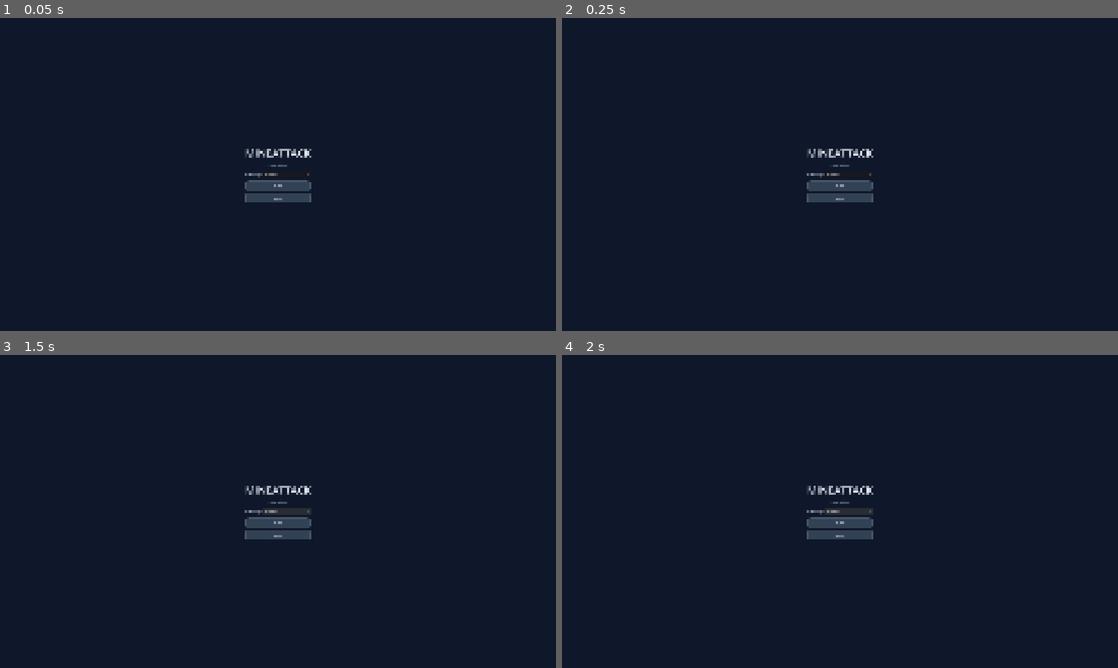
Above: before the commit, frames 1-4 (two rows, left to right).
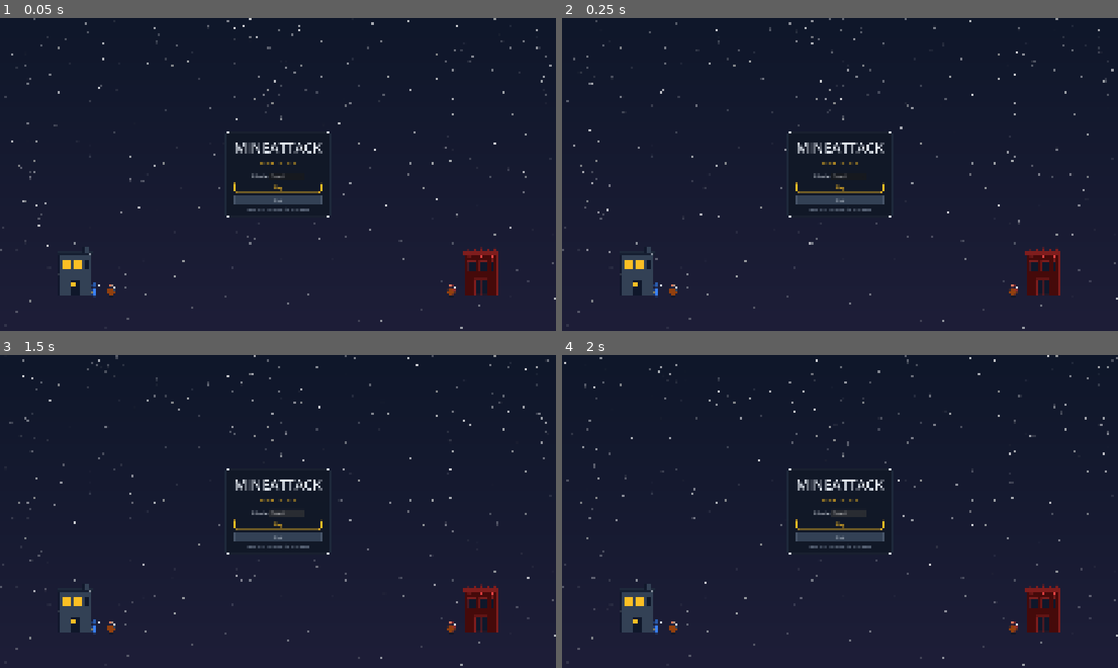
Above: after the commit, the same moments.

Repository: SZaidi00/mine-attack
Game: Godot game, scene res://scenes/ui/main_menu.tscn
Same seed, same stepped clock (60 frames per second), same inputs: the game is played once before the commit and once after it.
Inputs:
- Up to frame 1 (0.05 s): no input
- Up to frame 2 (0.25 s): no input
- Up to frame 3 (1.5 s): click "Normal" at 0.5 s; click "Normal" at 1.25 s
- Up to frame 4 (2 s): no input

The runs differ from the first frame. In frame 1, 3.6% of the frame differs, in the area x 0-100%, y 0-100%; in frame 2, 3.6%; in frame 3, 3.6%; in frame 4, 3.6%.

Commit message:
update menu UI

Diff:
--- a/scenes/ui/hud.tscn
+++ b/scenes/ui/hud.tscn
@@ -532,4 +532,4 @@
 [node name="QuitButton" type="Button" parent="GameOverPanel/MarginContainer/VBoxContainer"]
 unique_name_in_owner = true
 layout_mode = 2
-text = "Quit"
+text = "Quit to Menu"
--- a/scripts/ui/hud.gd
+++ b/scripts/ui/hud.gd
@@ -75,7 +75,7 @@
 	_underground_button.pressed.connect(_set_view.bind(true))
 	for speed: float in _speed_buttons:
 		_speed_buttons[speed].pressed.connect(_set_game_speed.bind(speed))
-	$GameOverPanel/MarginContainer/VBoxContainer/QuitButton.pressed.connect(func(): get_tree().quit())
+	$GameOverPanel/MarginContainer/VBoxContainer/QuitButton.pressed.connect(_quit_to_menu)
 	$GameOverPanel/MarginContainer/VBoxContainer/PlayAgainButton.pressed.connect(_play_again)
 	for btn: Button in [_upgrade_button, _attack_button, _defend_button, _garrison_button, _rally_button, _surface_button, _underground_button]:
 		btn.pressed.connect(func(): AudioManager.play("click"))
@@ -145,7 +145,7 @@
 
 	_add_pause_button(vbox, "Resume", func(): get_tree().paused = false)
 	_add_pause_button(vbox, "Restart", _on_pause_restart)
-	_add_pause_button(vbox, "Quit", func(): get_tree().quit())
+	_add_pause_button(vbox, "Quit to Menu", _quit_to_menu)
 
 	var diff_row: HBoxContainer = HBoxContainer.new()
 	var diff_label: Label = Label.new()
@@ -177,6 +177,17 @@
 	GameManager.reset()
 	EconomyManager.reset()
 	get_tree().reload_current_scene()
+
+
+## In-game Quit returns to the main menu (the home screen) instead of closing
+## the app — quitting is a no-op in the web export, and desktop players get a
+## consistent "back to menu" flow. Global state is reset so the menu and the
+## next match start clean.
+func _quit_to_menu() -> void:
+	get_tree().paused = false
+	GameManager.reset()
+	EconomyManager.reset()
+	get_tree().change_scene_to_file("res://scenes/ui/main_menu.tscn")
 
 
 func _ignore_mouse_recursive(node: Node) -> void:
--- a/scripts/ui/main_menu.gd
+++ b/scripts/ui/main_menu.gd
@@ -1,72 +1,191 @@
 extends Control
 
-## Minimal main menu (Phase 7.3): title, difficulty select, Play / Quit.
-## Polish (background art, audio) is Phase 8 territory.
-
+## Main menu: night-sky backdrop with falling snow, both bases on the ground
+## strip, and a centered card with title, difficulty select, Play / Quit.
+
+const _SKY: Texture2D = preload("res://frost_mines_assets/backgrounds/surface_sky.png")
+const _GROUND: Texture2D = preload("res://frost_mines_assets/backgrounds/surface_ground.png")
+const _BUILDING_PLAYER: Texture2D = preload("res://frost_mines_assets/buildings/building_player.png")
+const _BUILDING_ENEMY: Texture2D = preload("res://frost_mines_assets/buildings/building_enemy.png")
+const _MINER_PLAYER: Texture2D = preload("res://frost_mines_assets/units/miner_l1_player.png")
+const _SWORDSMAN_PLAYER: Texture2D = preload("res://frost_mines_assets/units/swordsman_player.png")
+const _SWORDSMAN_ENEMY: Texture2D = preload("res://frost_mines_assets/units/swordsman_enemy.png")
 const _PANEL_BG: Texture2D = preload("res://frost_mines_assets/ui/panel_background.png")
 const _BUTTON_NORMAL: Texture2D = preload("res://frost_mines_assets/ui/button_normal.png")
 const _BUTTON_HOVER: Texture2D = preload("res://frost_mines_assets/ui/button_hover.png")
 const _BUTTON_PRESSED: Texture2D = preload("res://frost_mines_assets/ui/button_pressed.png")
+const _BUTTON_UPGRADE: Texture2D = preload("res://frost_mines_assets/ui/button_upgrade.png")
 
 var _difficulty_option: OptionButton
 
 
 func _ready() -> void:
 	set_anchors_preset(Control.PRESET_FULL_RECT)
-
-	var bg: ColorRect = ColorRect.new()
-	bg.color = Color("#0f172a")
-	bg.set_anchors_preset(Control.PRESET_FULL_RECT)
-	add_child(bg)
-
-	var center: CenterContainer = CenterContainer.new()
+	_build_background()
+	_build_card()
+
+
+func _build_background() -> void:
+	var sky := TextureRect.new()
+	sky.texture = _SKY
+	sky.set_anchors_preset(Control.PRESET_FULL_RECT)
+	sky.stretch_mode = TextureRect.STRETCH_KEEP_ASPECT_COVERED
+	sky.expand_mode = TextureRect.EXPAND_IGNORE_SIZE
+	sky.mouse_filter = Control.MOUSE_FILTER_IGNORE
+	add_child(sky)
+
+	var ground := TextureRect.new()
+	ground.texture = _GROUND
+	ground.set_anchors_preset(Control.PRESET_BOTTOM_WIDE)
+	ground.custom_minimum_size = Vector2(0, 150)
+	ground.stretch_mode = TextureRect.STRETCH_KEEP_ASPECT_COVERED
+	ground.expand_mode = TextureRect.EXPAND_IGNORE_SIZE
+	ground.mouse_filter = Control.MOUSE_FILTER_IGNORE
+	add_child(ground)
+
+	# Both bases face off on the ground strip: player left, enemy right.
+	_add_sprite(_BUILDING_PLAYER, Vector2(0.10, 1.0), Vector2(180, 240), Vector2(0, -150 - 240))
+	_add_sprite(_MINER_PLAYER, Vector2(0.16, 1.0), Vector2(48, 72), Vector2(0, -150 - 72))
+	_add_sprite(_SWORDSMAN_PLAYER, Vector2(0.19, 1.0), Vector2(48, 72), Vector2(0, -150 - 72))
+	_add_sprite(_BUILDING_ENEMY, Vector2(0.90, 1.0), Vector2(180, 240), Vector2(-180, -150 - 240))
+	_add_sprite(_SWORDSMAN_ENEMY, Vector2(0.82, 1.0), Vector2(48, 72), Vector2(-48, -150 - 72))
+
+	_add_snow()
+
+
+## Decorative sprite anchored at a relative screen position (fraction of the
+## viewport size), with an extra pixel offset on top.
+func _add_sprite(texture: Texture2D, anchor_fraction: Vector2, sprite_size: Vector2, offset: Vector2) -> void:
+	var rect := TextureRect.new()
+	rect.texture = texture
+	rect.stretch_mode = TextureRect.STRETCH_KEEP_ASPECT
+	rect.expand_mode = TextureRect.EXPAND_IGNORE_SIZE
+	rect.custom_minimum_size = sprite_size
+	rect.size = sprite_size
+	rect.mouse_filter = Control.MOUSE_FILTER_IGNORE
+	add_child(rect)
+	# Position after the parent has a real size (deferred one frame so layout
+	# has run); anchored relative so window resizes keep the composition.
+	rect.set_meta("anchor_fraction", anchor_fraction)
+	rect.set_meta("pixel_offset", offset)
+	_reposition_sprite.call_deferred(rect)
+
+
+func _reposition_sprite(rect: TextureRect) -> void:
+	if not is_instance_valid(rect):
+		return
+	var anchor_fraction: Vector2 = rect.get_meta("anchor_fraction")
+	var offset: Vector2 = rect.get_meta("pixel_offset")
+	rect.position = size * anchor_fraction + offset
+
+
+func _add_snow() -> void:
+	var snow := CPUParticles2D.new()
+	snow.amount = 200
+	snow.lifetime = 10.0
+	snow.preprocess = 10.0  # Screen is already dusted when the menu appears.
+	snow.emission_shape = CPUParticles2D.EMISSION_SHAPE_RECTANGLE
+	snow.emission_rect_extents = Vector2(1400, 8)
+	snow.direction = Vector2(0, 1)
+	snow.spread = 10.0
+	snow.initial_velocity_min = 35.0
+	snow.initial_velocity_max = 80.0
+	snow.gravity = Vector2(0, 10)
+	snow.scale_amount_min = 0.8
+	snow.scale_amount_max = 2.2
+	snow.texture = _make_soft_dot_texture()
+	snow.position = Vector2(1280, -10)
+	add_child(snow)
+
+
+func _make_soft_dot_texture() -> ImageTexture:
+	var img := Image.create(8, 8, false, Image.FORMAT_RGBA8)
+	img.fill(Color(0, 0, 0, 0))
+	for x in range(8):
+		for y in range(8):
+			var d: float = Vector2(x - 3.5, y - 3.5).length()
+			if d <= 3.5:
+				img.set_pixel(x, y, Color(1, 1, 1, clampf(1.0 - d / 3.5, 0.0, 1.0)))
+	return ImageTexture.create_from_image(img)
+
+
+func _build_card() -> void:
+	var center := CenterContainer.new()
 	center.set_anchors_preset(Control.PRESET_FULL_RECT)
+	center.mouse_filter = Control.MOUSE_FILTER_IGNORE
 	add_child(center)
 
-	var vbox: VBoxContainer = VBoxContainer.new()
+	var card := PanelContainer.new()
+	card.custom_minimum_size = Vector2(460, 0)
+	var card_style := _make_textured_style(_PANEL_BG)
+	card_style.content_margin_left = 40
+	card_style.content_margin_top = 32
+	card_style.content_margin_right = 40
+	card_style.content_margin_bottom = 32
+	card.add_theme_stylebox_override("panel", card_style)
+	center.add_child(card)
+
+	var vbox := VBoxContainer.new()
 	vbox.add_theme_constant_override("separation", 14)
-	center.add_child(vbox)
-
-	var title: Label = Label.new()
+	vbox.alignment = BoxContainer.ALIGNMENT_CENTER
+	card.add_child(vbox)
+
+	var title := Label.new()
 	title.text = "MINEATTACK"
 	title.horizontal_alignment = HORIZONTAL_ALIGNMENT_CENTER
-	title.add_theme_font_size_override("font_size", 48)
+	title.add_theme_font_size_override("font_size", 64)
 	title.add_theme_color_override("font_color", Color("#e2e8f0"))
+	title.add_theme_color_override("font_outline_color", Color("#0b1120"))
+	title.add_theme_constant_override("outline_size", 10)
 	vbox.add_child(title)
 
-	var subtitle: Label = Label.new()
-	subtitle.text = "Frost Mines"
+	var subtitle := Label.new()
+	subtitle.text = "F R O S T   M I N E S"
 	subtitle.horizontal_alignment = HORIZONTAL_ALIGNMENT_CENTER
-	subtitle.add_theme_font_size_override("font_size", 16)
-	subtitle.add_theme_color_override("font_color", Color("#94a3b8"))
+	subtitle.add_theme_font_size_override("font_size", 18)
+	subtitle.add_theme_color_override("font_color", Color("#fbbf24"))
 	vbox.add_child(subtitle)
 
-	var diff_row: HBoxContainer = HBoxContainer.new()
+	var separator := HSeparator.new()
+	vbox.add_child(separator)
+
+	var diff_row := HBoxContainer.new()
 	diff_row.add_theme_constant_override("separation", 8)
-	var diff_label: Label = Label.new()
+	diff_row.alignment = BoxContainer.ALIGNMENT_CENTER
+	var diff_label := Label.new()
 	diff_label.text = "Difficulty:"
 	diff_label.add_theme_color_override("font_color", Color("#e2e8f0"))
 	diff_row.add_child(diff_label)
 	_difficulty_option = OptionButton.new()
-	_difficulty_option.size_flags_horizontal = Control.SIZE_EXPAND_FILL
+	_difficulty_option.custom_minimum_size = Vector2(160, 0)
 	for diff_name in GameManager.Difficulty.keys():
 		_difficulty_option.add_item(diff_name.capitalize())
 	_difficulty_option.selected = GameManager.difficulty
 	diff_row.add_child(_difficulty_option)
 	vbox.add_child(diff_row)
 
-	_add_menu_button(vbox, "Play", _on_play)
-	_add_menu_button(vbox, "Quit", func(): get_tree().quit())
-
-
-func _add_menu_button(parent: Control, text: String, callback: Callable) -> void:
-	var btn: Button = Button.new()
+	_add_menu_button(vbox, "Play", _on_play, true)
+	_add_menu_button(vbox, "Quit", func(): get_tree().quit(), false)
+
+	var hint := Label.new()
+	hint.text = "Train with 1–4 · Tab switches view · Space pauses"
+	hint.horizontal_alignment = HORIZONTAL_ALIGNMENT_CENTER
+	hint.add_theme_font_size_override("font_size", 12)
+	hint.add_theme_color_override("font_color", Color("#94a3b8"))
+	vbox.add_child(hint)
+
+
+func _add_menu_button(parent: Control, text: String, callback: Callable, primary: bool) -> void:
+	var btn := Button.new()
 	btn.text = text
-	btn.custom_minimum_size = Vector2(220, 44)
-	btn.add_theme_font_size_override("font_size", 16)
-	btn.add_theme_color_override("font_color", Color("#e2e8f0"))
-	btn.add_theme_stylebox_override("normal", _make_textured_style(_BUTTON_NORMAL))
-	btn.add_theme_stylebox_override("hover", _make_textured_style(_BUTTON_HOVER))
+	btn.custom_minimum_size = Vector2(240, 48 if primary else 40)
+	btn.add_theme_font_size_override("font_size", 20 if primary else 16)
+	btn.add_theme_color_override("font_color", Color("#fbbf24") if primary else Color("#e2e8f0"))
+	btn.add_theme_color_override("font_hover_color", Color("#fde68a") if primary else Color("#ffffff"))
+	btn.add_theme_color_override("font_pressed_color", Color("#fbbf24") if primary else Color("#e2e8f0"))
+	var normal_texture: Texture2D = _BUTTON_UPGRADE if primary else _BUTTON_NORMAL
+	btn.add_theme_stylebox_override("normal", _make_textured_style(normal_texture))
+	btn.add_theme_stylebox_override("hover", _make_textured_style(_BUTTON_UPGRADE if primary else _BUTTON_HOVER))
 	btn.add_theme_stylebox_override("pressed", _make_textured_style(_BUTTON_PRESSED))
 	btn.pressed.connect(func(): AudioManager.play("click"))
 	btn.pressed.connect(callback)
@@ -74,7 +193,7 @@
 
 
 func _make_textured_style(texture: Texture2D) -> StyleBoxTexture:
-	var style: StyleBoxTexture = StyleBoxTexture.new()
+	var style := StyleBoxTexture.new()
 	style.texture = texture
 	style.axis_stretch_horizontal = StyleBoxTexture.AXIS_STRETCH_MODE_STRETCH
 	style.axis_stretch_vertical = StyleBoxTexture.AXIS_STRETCH_MODE_STRETCH
Not shown, added: tests/test_ai_retaliation.gd.uid
Not shown, added: tests/test_rally.gd.uid
Not shown, changed: AGENTS.md
